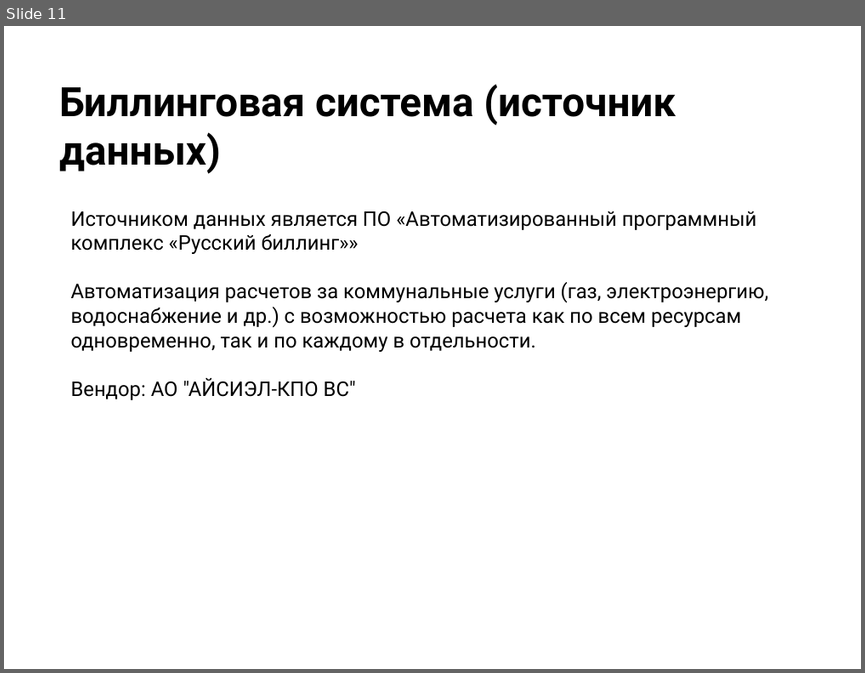
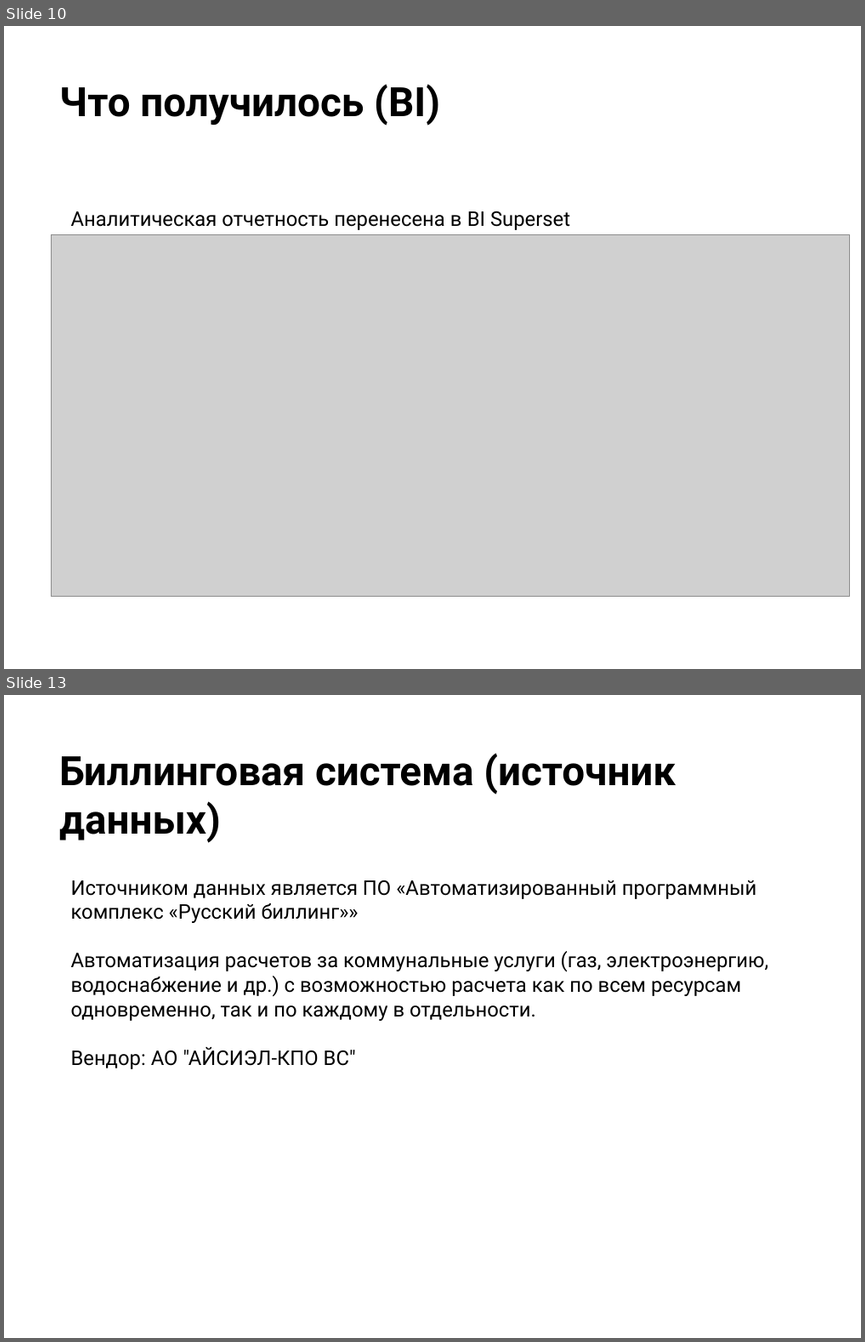
Before and after one commit to anton20044/ClickHouse_Final_Project, a slide deck: Презентация.pptx. Shown one above the other, each under a label of ours: slide 11 before the commit, slides 10 and 13 after it; the slides between them are not shown. The pictures are 865x673 and 865x1342 pixels, drawn with LibreOffice and Linux fonts; fonts in the diff are those of the drawing; grey boxes stand for pictures; background and template pictures are left out. Boxes give left, top, right and bottom in pixels: in the first picture for what was removed or moved away, otherwise in the second. Text is boxed around its words. In the diff, an @@ line names an element or a change of style, - is before the commit and + after.

```diff
--- a/Презентация.pptx
+++ b/Презентация.pptx
@@ slide 10 added at <box>4,26,861,669</box>, background picture (left out) @@
@@ title added at <box>59,84,440,125</box>, 34 pt, text #000000, bold @@
+Что получилось (BI)
@@ text added at <box>71,211,570,230</box>, 17 pt, text #000000 @@
+Аналитическая отчетность перенесена в BI Superset
@@ picture added at <box>51,234,850,596</box> @@
@@ what was slide 11 is now slide 13 @@
```
Also in this commit, not shown: 1 slide changed, 4 other slides added, 8 slides removed, 1 other file.
